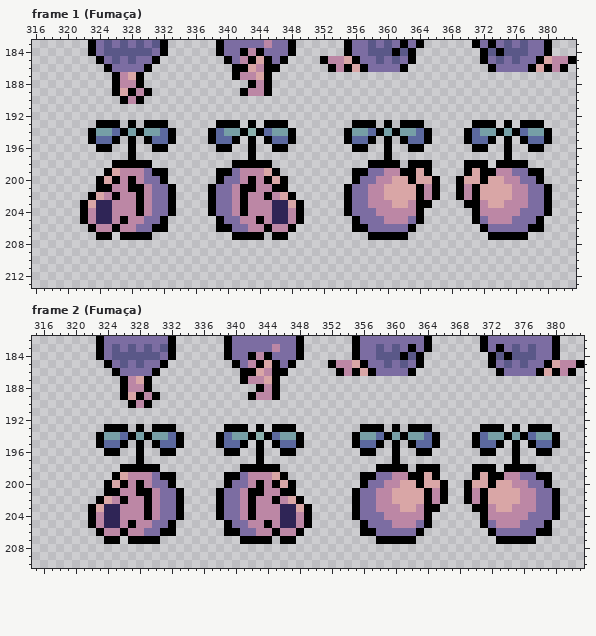
Pixel-art file, stored at Entregas/ase/Sprites/Sprite-0005.ase. The picture above is the old version.
384x384 pixels, 57 frames. Pixels under 10% opacity are left out. Colours within 5 levels of each other are drawn and written as one. Shown: frame 1 (Fumaça): x 316..383, y 183..213; frame 2 (Fumaça): x 315..383, y 182..210. The commit also changed other frames or places, which this record leaves out.
Once edited:
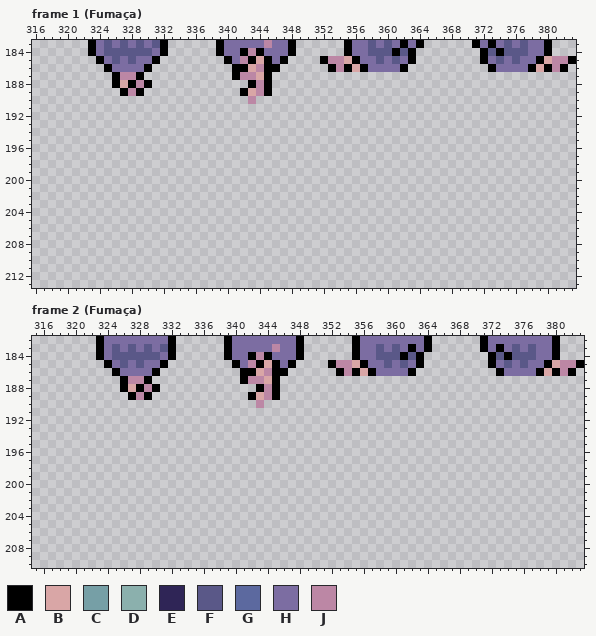
Palette (. is transparent): A #000000  B #d9a6a6  C #769fa6  D #8bb0ad  E #2f2556  F #5a5888  G #5c699f  H #7c6da2  J #bc87a5
From old to new:
Frame 1 (Fumaça), layer "Desenhos":
y 187: x 328 B -> J
y 188: x 327..330 JJA. -> BAJA
y 189: x 326..330 ABAJA -> .AJA.; x 343 J -> B
y 190: x 327..329 AJA -> ...; x 343 . -> J
y 193: x 324..326 AAA -> ...; x 328 A -> .; x 330..332 AAA -> ...; x 339..341 AAA -> ...; x 343 A -> .; x 345..347 AAA -> ...; x 356..358 AAA -> ...; x 360 A -> .; x 362..364 AAA -> ...; x 371..373 AAA -> ...; x 375 A -> .; x 377..379 AAA -> ...
y 194: x 323..333 ACCGACACCGA -> ...........; x 338..348 AGCCADAGCCA -> ...........; x 355..365 ACCGACACCGA -> ...........; x 370..380 AGCCACAGCCA -> ...........
y 195: x 323..326 AGGA -> ....; x 328 A -> .; x 330..333 AGGA -> ....; x 338..341 AGGA -> ....; x 343 A -> .; x 345..348 AGGA -> ....; x 355..358 AGGA -> ....; x 360 A -> .; x 362..365 AGGA -> ....; x 370..373 AGGA -> ....; x 375 A -> .; x 377..380 AGGA -> ....
y 196: x 324..325 AA -> ..; x 328 A -> .; x 331..332 AA -> ..; x 339..340 AA -> ..; x 343 A -> .; x 346..347 AA -> ..; x 356..357 AA -> ..; x 360 A -> .; x 363..364 AA -> ..; x 371..372 AA -> ..; x 375 A -> .; x 378..379 AA -> ..
y 197: x 328 A -> .; x 343 A -> .; x 360 A -> .; x 375 A -> .
y 198: x 326..330 AAAAA -> .....; x 341..345 AAAAA -> .....; x 358..361 AAAA -> ....; x 363..365 AAA -> ...; x 370..372 AAA -> ...; x 374..377 AAAA -> ....
y 199: x 325..332 ABJJJHAA -> ........; x 339..346 AAHJJJBA -> ........; x 356..365 AAHHJJAABA -> ..........; x 370..379 ABAAJJHHAA -> ..........
y 200: x 324..332 ABAJAJHHA -> .........; x 339..347 AHHJAJABA -> .........; x 356..366 AHHJJBBABBA -> ...........; x 369..379 ABBABBJJHHA -> ...........
y 201: x 324..333 AAJJAAJHHA -> ..........; x 338..347 AHHJAAJJAA -> ..........; x 355..366 AHHJJBBBBAJA -> ............; x 369..380 AJABBBBJJHHA -> ............
y 202: x 323..333 ABJAJJAJHHA -> ...........; x 338..348 AHHJAJJAJBA -> ...........; x 355..366 AHHJJBBBBAJA -> ............; x 369..380 AJABBBBJJHHA -> ............
y 203: x 322..333 ABEEJJJAJHHA -> ............; x 338..349 AHHJAJJJEEBA -> ............; x 355..365 AHHJJJBBJAA -> ...........; x 370..380 AAJBBJJJHHA -> ...........
y 204: x 322..333 AJEEJJJAJHHA -> ............; x 338..349 AHHJAJJJEEJA -> ............; x 355..364 AHHHJJJJJA -> ..........; x 371..380 AJJJJJHHHA -> ..........
y 205: x 322..332 AJEEJAJJHHA -> ...........; x 339..349 AHHJJAJEEJA -> ...........; x 356..364 AHHHJJJHA -> .........; x 371..379 AHJJJHHHA -> .........
y 206: x 323..332 AJJAJJHHAA -> ..........; x 339..348 AAHHJJAJJA -> ..........; x 356..363 AAHHHHHA -> ........; x 372..379 AHHHHHAA -> ........
y 207: x 324..325 AA -> ..; x 327..330 AAAA -> ....; x 341..344 AAAA -> ....; x 346..347 AA -> ..; x 358..362 AAAAA -> .....; x 373..377 AAAAA -> .....
Frame 2 (Fumaça), layer "Desenhos": the same change as frame 1 (Fumaça)
Where, in picture pixels (left, top, right, bottom), the same in both pictures:
changed: (80, 72, 176, 240)
changed: (208, 88, 304, 240)
erased: (344, 120, 552, 240)
changed: (88, 376, 312, 544)
erased: (352, 424, 560, 544)
